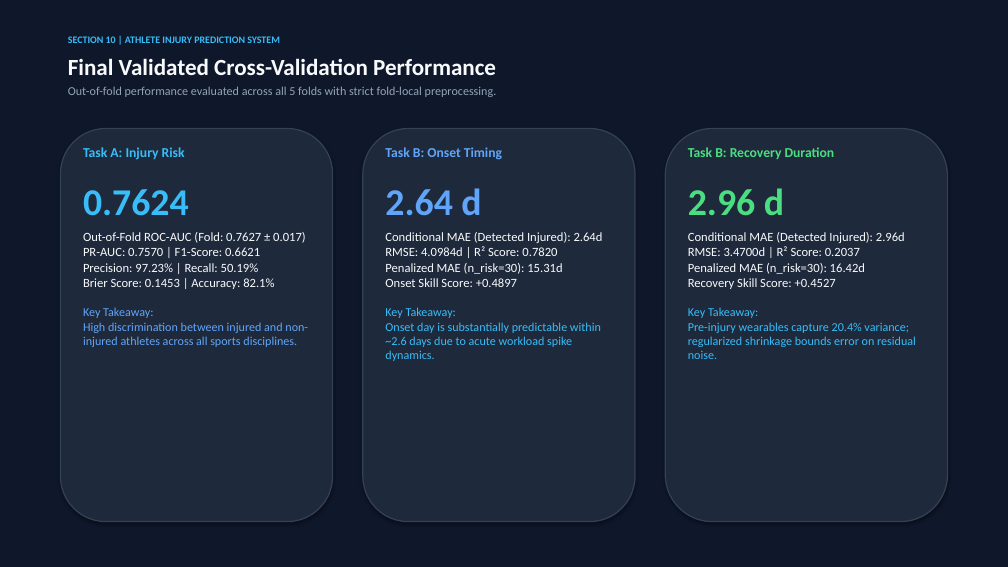
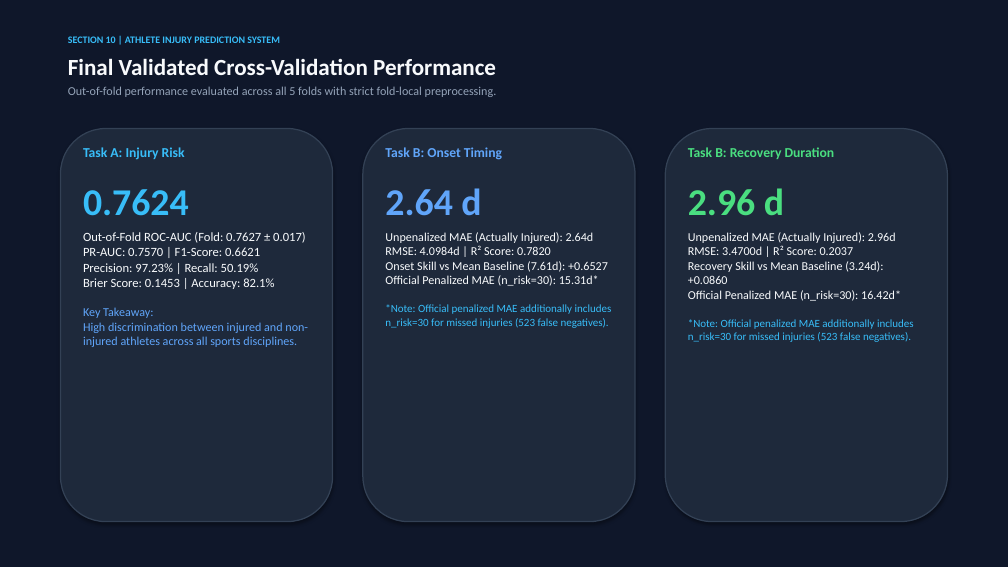
Before and after one commit to bhavya277/ML-Model-for-Athletes, a slide deck: slide 10 of Athlete_Injury_Prediction_Competition.pptx. Drawn at 1008x567 pixels with LibreOffice and Linux fonts; fonts in the diff are those of the drawing. Boxes give left, top, right and bottom in pixels: in the first picture for what was removed or moved away, otherwise in the second. Text is boxed around its words. In the diff, an @@ line names an element or a change of style, - is before the commit and + after.

Commit message:
fix: pre-submission patch - official skill score, unpenalized/penalized metrics, strict validation

```diff
--- a/Athlete_Injury_Prediction_Competition.pptx
+++ b/Athlete_Injury_Prediction_Competition.pptx
@@ text at (x1=385, y1=232, x2=612, y2=328): text changed; size 12 to 11.5 pt @@
-Conditional MAE (Detected Injured): 2.64d
-RMSE: 4.0984d | R² Score: 0.7820
-Penalized MAE (n_risk=30): 15.31d
-Onset Skill Score: +0.4897
-Key Takeaway:
-Onset day is substantially predictable within ~2.6 days due to acute workload spike dynamics.
+Unpenalized MAE (Actually Injured): 2.64d
+RMSE: 4.0984d | R² Score: 0.7820
+Onset Skill vs Mean Baseline (7.61d): +0.6527
+Official Penalized MAE (n_risk=30): 15.31d*
+*Note: Official penalized MAE additionally includes n_risk=30 for missed injuries (523 false negatives).
@@ text at (x1=688, y1=232, x2=914, y2=342): text changed; size 12 to 11.5 pt @@
-Conditional MAE (Detected Injured): 2.96d
-RMSE: 3.4700d | R² Score: 0.2037
-Penalized MAE (n_risk=30): 16.42d
-Recovery Skill Score: +0.4527
-Key Takeaway:
-Pre-injury wearables capture 20.4% variance; regularized shrinkage bounds error on residual noise.
+Unpenalized MAE (Actually Injured): 2.96d
+RMSE: 3.4700d | R² Score: 0.2037
+Recovery Skill vs Mean Baseline (3.24d): +0.0860
+Official Penalized MAE (n_risk=30): 16.42d*
+*Note: Official penalized MAE additionally includes n_risk=30 for missed injuries (523 false negatives).
```
Also in this commit, not shown: 6 other slides changed, 10 other files.
